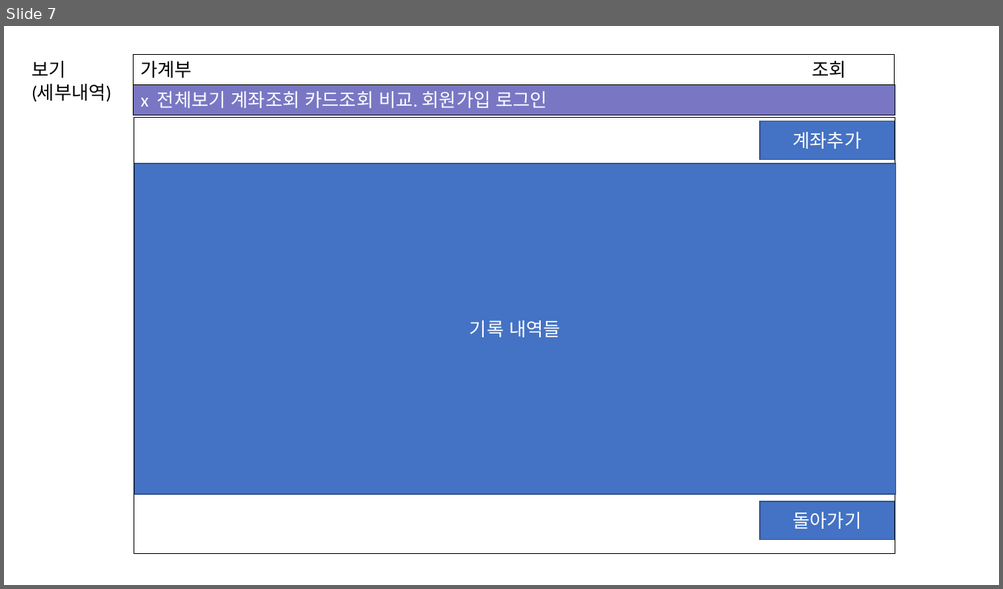
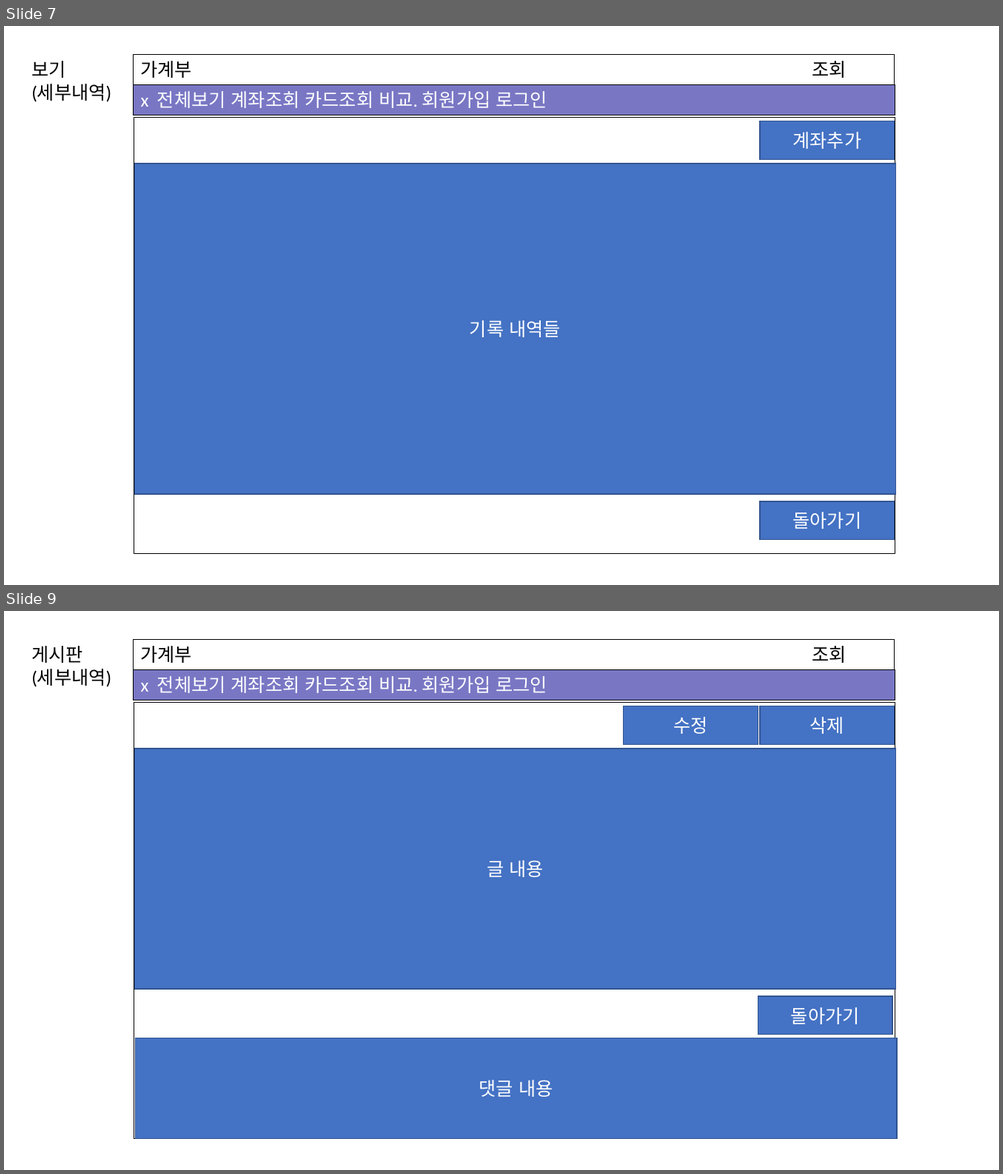
Before and after one commit to michael85-dev/MoneyManager_for_intel, a slide deck: src/03프로그램 디자인 설명 Ver.1.0.pptx. Shown one above the other, each under a label of ours: slide 7 before the commit, slides 7 and 9 after it; the slides between them are not shown. The pictures are 1003x589 and 1003x1174 pixels, drawn with LibreOffice and Linux fonts; fonts in the diff are those of the drawing. Boxes give left, top, right and bottom in pixels: in the first picture for what was removed or moved away, otherwise in the second. Text is boxed around its words. In the diff, an @@ line names an element or a change of style, - is before the commit and + after.

```diff
--- a/src/03프로그램 디자인 설명 Ver.1.0.pptx
+++ b/src/03프로그램 디자인 설명 Ver.1.0.pptx
@@ slide 9 added at (4,611,999,1170), background #FFFFFF @@
@@ text added at (31,646,111,687), 18 pt, text #000000 @@
+게시판
+(세부내역)
@@ rectangle added at (133,640,894,670), outline #000000 0.75 pt, 18 pt, text #000000 @@
+가계부 조회
@@ rectangle added at (133,670,894,700), fill #7977C4, outline #000000 0.75 pt, 18 pt, text #FFFFFF @@
+x 전체보기 계좌조회 카드조회 비교. 회원가입 로그인
@@ rectangle added at (134,702,895,1139), outline #000000 0.75 pt @@
@@ rectangle added at (623,706,757,744), fill #4472C4, outline #325491 1 pt, 18 pt, text #FFFFFF @@
+수정
@@ rectangle added at (760,706,894,744), fill #4472C4, outline #325491 1 pt, 18 pt, text #FFFFFF @@
+삭제
@@ rectangle added at (134,749,896,989), fill #4472C4, outline #325491 1 pt, 18 pt, text #FFFFFF @@
+글 내용
@@ rectangle added at (757,997,892,1035), fill #4472C4, outline #325491 1 pt, 18 pt, text #FFFFFF @@
+돌아가기
@@ rectangle added at (135,1039,896,1139), fill #4472C4, outline #325491 1 pt, 18 pt, text #FFFFFF @@
+댓글 내용
```
Also in this commit, not shown: 1 other slide added, 16 other files.
